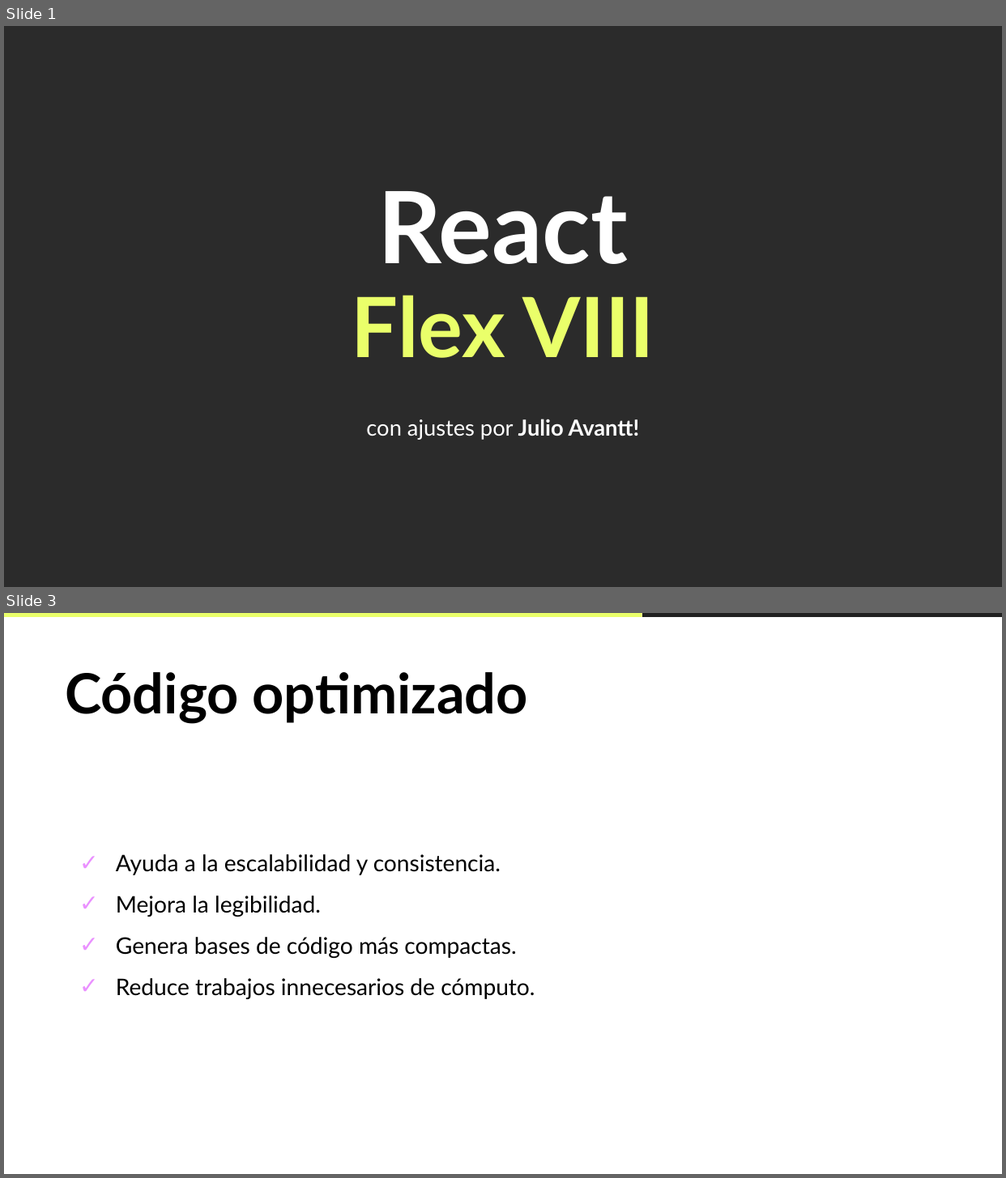
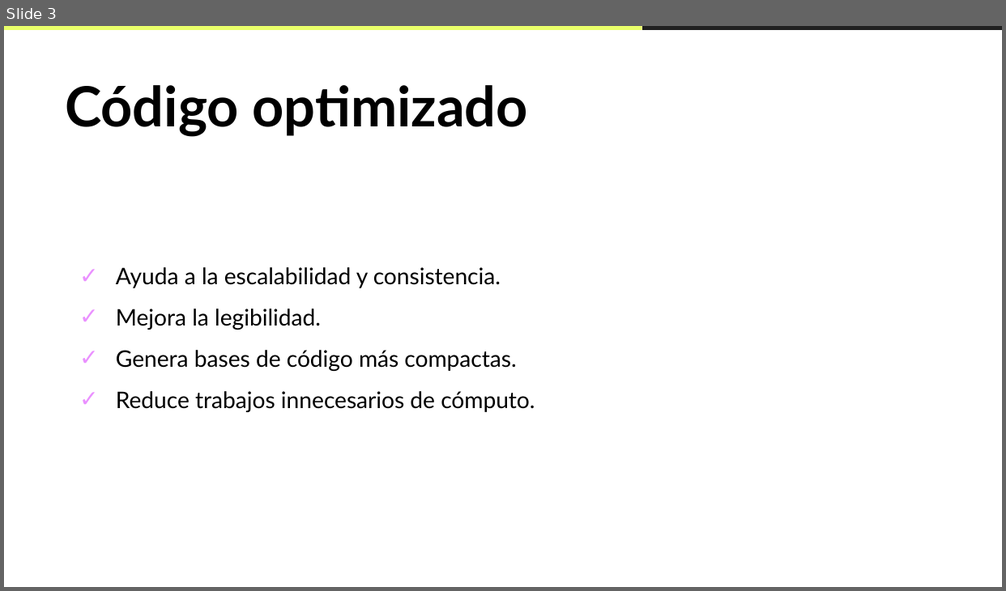
Before and after one commit to Arturogrottoli/Project-React-Js, a slide deck: Clase08/Unidad 8 - Clase en vivo.pptx. Shown one above the other, each under a label of ours: slides 1 and 3 before the commit, slide 3 after it; the slides between them are not shown. The pictures are 1006x1178 and 1006x591 pixels, drawn with LibreOffice and Linux fonts; fonts in the diff are those of the drawing; background and template pictures are left out; a plain dark background stands for a picture behind light text. Boxes give left, top, right and bottom in pixels: in the first picture for what was removed or moved away, otherwise in the second. Text is boxed around its words. In the diff, an @@ line names an element or a change of style, - is before the commit and + after.

```diff
--- a/Clase08/Unidad 8 - Clase en vivo.pptx
+++ b/Clase08/Unidad 8 - Clase en vivo.pptx
@@ slide 1 removed at box(4, 26, 1002, 587), background picture (left out) @@
@@ text removed at box(351, 191, 654, 440) @@
-React
-Flex VIII
-con ajustes por Julio Avantt!
```
Also in this commit, not shown: 2 slides added, 1 other slide removed, 1 other file.
